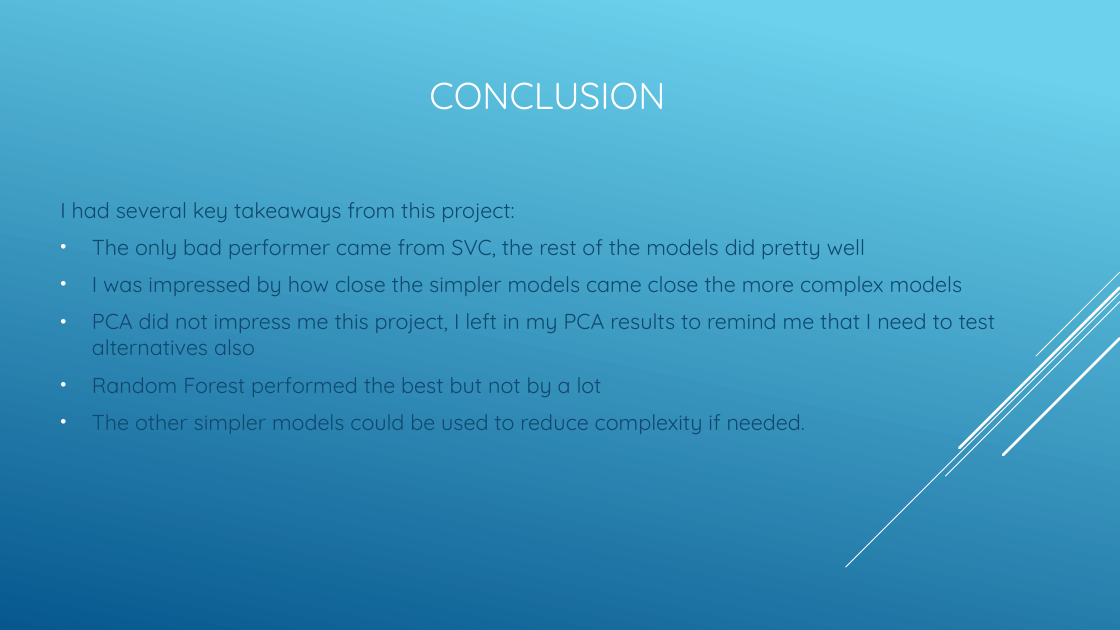
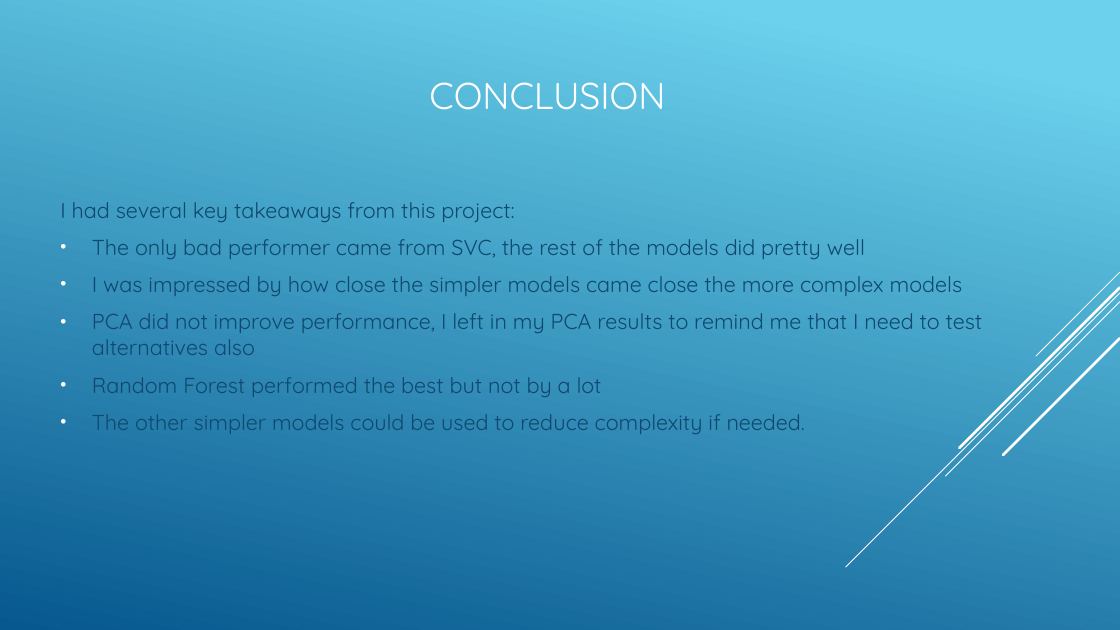
Before and after one commit to efuller11/Thinkful, a slide deck: slide 29 of New York Education System capstone.pptx. Drawn at 1120x630 pixels with LibreOffice and Linux fonts; fonts in the diff are those of the drawing. Boxes give left, top, right and bottom in pixels: in the first picture for what was removed or moved away, otherwise in the second. Text is boxed around its words. In the diff, an @@ line names an element or a change of style, - is before the commit and + after.

```diff
--- a/New York Education System capstone.pptx
+++ b/New York Education System capstone.pptx
@@ text at (92, 313, 983, 355): text changed @@
-• PCA did not impress me this project, I left in my PCA results to remind me that I need to test alternatives also
+• PCA did not improve performance, I left in my PCA results to remind me that I need to test alternatives also
```
Also in this commit, not shown: 14 other slides changed.
